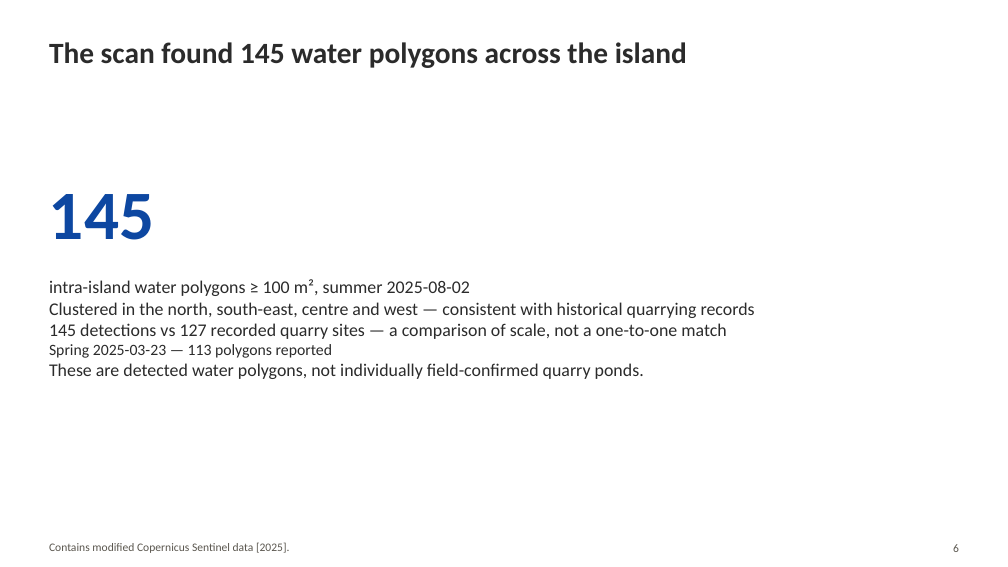
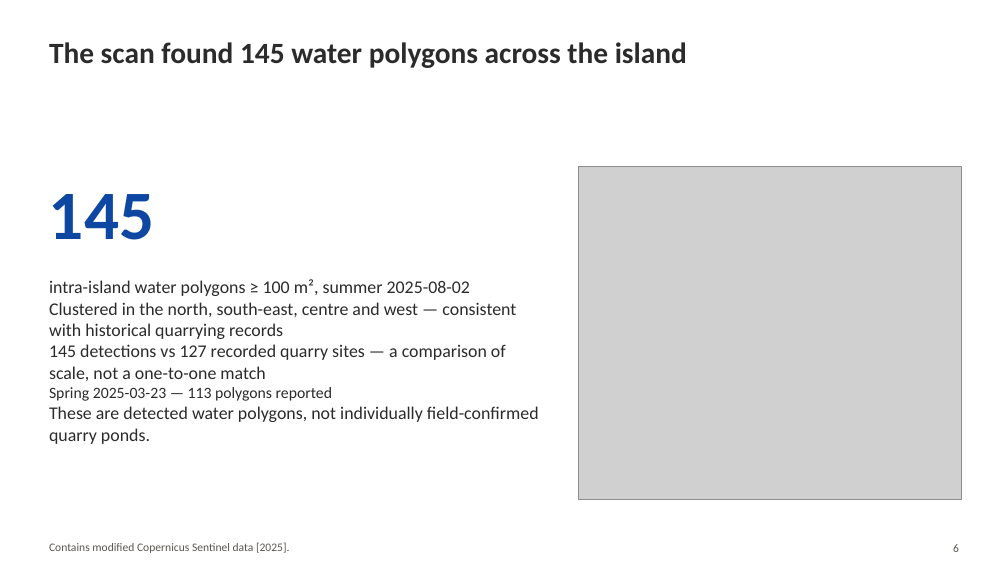
Before and after one commit to mopinfish/geo-laboratory, a slide deck: slide 6 of docs/presentations/exp002_kitagi_foss4g2026_presentation.pptx. Drawn at 1008x567 pixels with LibreOffice and Linux fonts; fonts in the diff are those of the drawing; grey boxes stand for pictures. Boxes give left, top, right and bottom in pixels: in the first picture for what was removed or moved away, otherwise in the second. Text is boxed around its words. In the diff, an @@ line names an element or a change of style, - is before the commit and + after.

```diff
--- a/docs/presentations/exp002_kitagi_foss4g2026_presentation.pptx
+++ b/docs/presentations/exp002_kitagi_foss4g2026_presentation.pptx
@@ picture added at [578,166,961,499] @@
@@ text "intra-island water polygons ≥ 100 ..." rewrapped from [49,279,755,379] to [49,279,539,444] @@
```
Also in this commit, not shown: 10 other slides changed, 14 other files.
